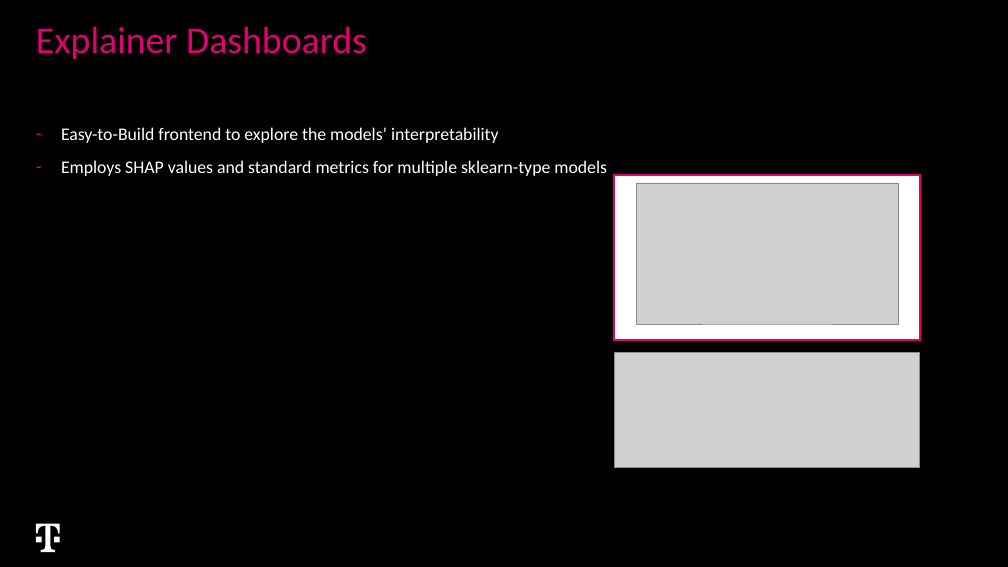
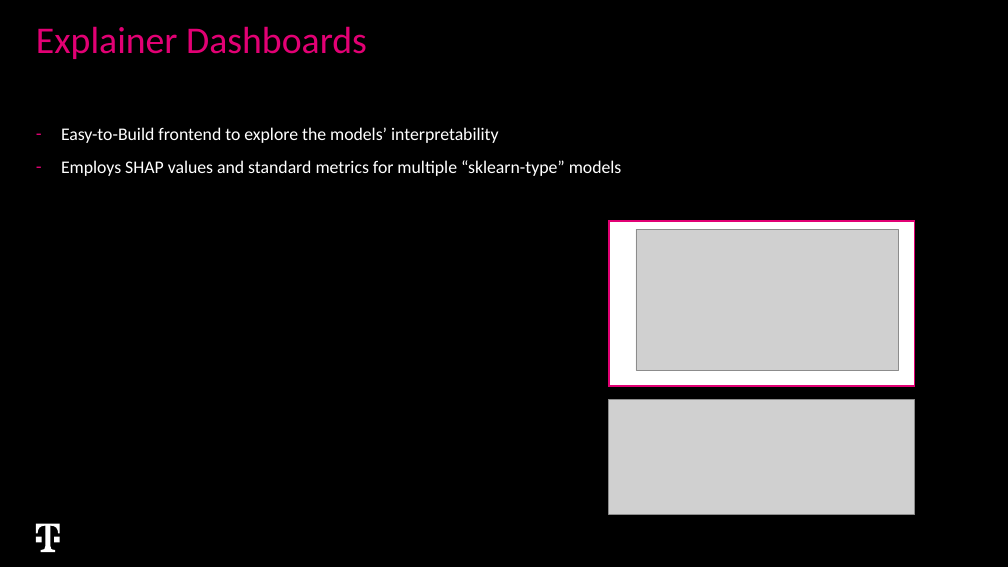
Before and after one commit to VondracekS/ExplainabilityExchange, a slide deck: slide 8 of ExplainerDahboards_AIS_KnowledgeExchange.pptx (slide 5 before the commit). Drawn at 1008x567 pixels with LibreOffice and Linux fonts; fonts in the diff are those of the drawing; grey boxes stand for pictures; background and template pictures are left out. Boxes give left, top, right and bottom in pixels: in the first picture for what was removed or moved away, otherwise in the second. Text is boxed around its words. In the diff, an @@ line names an element or a change of style, - is before the commit and + after.

```diff
--- a/ExplainerDahboards_AIS_KnowledgeExchange.pptx
+++ b/ExplainerDahboards_AIS_KnowledgeExchange.pptx
@@ text at bbox=[61, 160, 622, 176]: text changed @@
-– Employs SHAP values and standard metrics for multiple sklearn-type models
+– Employs SHAP values and standard metrics for multiple “sklearn-type” models
@@ rectangle: place and size @@
-rectangle at bbox=[614, 175, 920, 340]
+rectangle at bbox=[609, 221, 914, 386]
@@ picture: place and size @@
-picture at bbox=[636, 183, 898, 324]
+picture at bbox=[636, 230, 898, 370]
@@ picture: place and size @@
-picture at bbox=[614, 352, 920, 467]
+picture at bbox=[609, 399, 914, 514]
```
Also in this commit, not shown: 3 other slides changed, 4 slides added, 1 slide removed, 3 other files.
